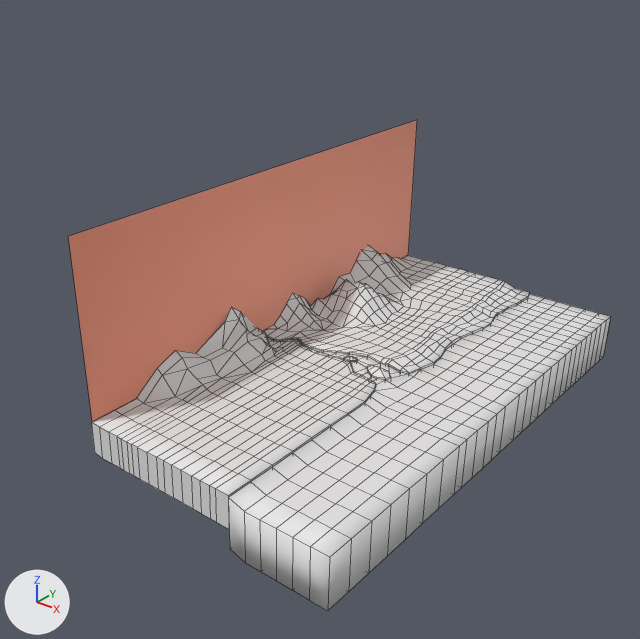
The Blender file Assets/Blenders/Map.blend: old version first, new version second.
Both versions are drawn from a 50 mm lens placed at (58.8, -82.7, 51.8), pointed at (0.8, -10.3, 6.9). Arrows for +X, +Y and +Z are at lower left; the lights stay in place. Mesh edges are drawn as thin lines.

Names of what the first picture shows: 'BG', 'Terrain', 'Water'.
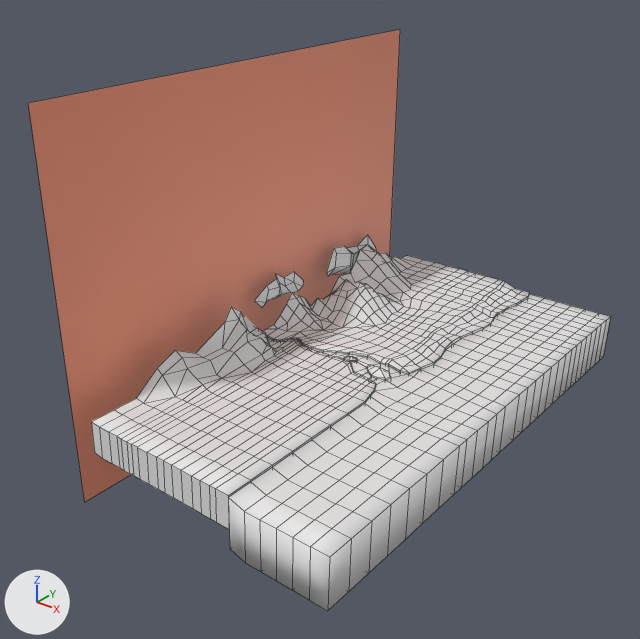
Where the newer file only moved an object's origin or applied its transform, the numbers keep the older frame.

Location of each change, (x1, y1, x2, y2) in pixels of the pictures (640 x 639 px):
```json
{"object": "BG", "change": "mesh rescaled", "before": [68, 120, 417, 422], "after": [28, 30, 400, 502], "on screen": "7% wider, 56% taller"}
{"object": "Cloud", "change": "added", "after": [326, 235, 376, 276]}
{"object": "Cloud2", "change": "added", "after": [255, 272, 303, 307]}
```

Scene script edits in JSON lines:
```json
{"op": "add", "block": "mat_clouds", "code": ["mat_clouds = principled_material('Clouds')", "mat_clouds.base_color = (0.8, 0.8, 0.8)  # white #e7e7e7"]}
{"block": "me_bg", "where": "me_bg.from_pydata(...)  # 5 vertices, 1 face; spans x -0.03..0.02, y -3.05..3.04, z -1.05..1.04"}
{"block": "me_bg", "where": "# used by ob_bg; location = (-10.0, -4.9, 11.5); scale = (10.0, 10.0, 10.0)"}
{"block": "me_bg", "change": "me_bg part 1: the whole mesh is scaled about its middle by (1, 1, 2.17), then moved by (-0.35, 0.0, 0.0)"}
{"op": "add", "block": "me_cube", "code": ["me_cube = bpy.data.meshes.new('Cube')", "me_cube.from_pydata(...)  # 21 vertices, 16 faces; spans x -0.91..1.96, y -6.54..8.07, z -2.01..3.1", "me_cube.polygons.foreach_set('use_smooth', [True] * 16)", "me_cube.materials.append(mat_clouds)  # white #e7e7e7"]}
{"op": "add", "block": "me_cube_001", "code": ["me_cube_001 = bpy.data.meshes.new('Cube.001')", "me_cube_001.from_pydata(...)  # 21 vertices, 16 faces; spans x -1.3..1.88, y -4.83..4.89, z -0.55..2.21", "me_cube_001.polygons.foreach_set('use_smooth', [True] * 16)", "me_cube_001.materials.append(mat_clouds)  # white #e7e7e7"]}
{"op": "add", "block": "ob_cloud", "code": ["ob_cloud = bpy.data.objects.new('Cloud', me_cube)", "ob_cloud.location = (-12.0, 12.1, 3.8)"]}
{"op": "add", "block": "ob_cloud2", "code": ["ob_cloud2 = bpy.data.objects.new('Cloud2', me_cube_001)", "ob_cloud2.location = (-11.5, -3.2, 4.3)", "ob_cloud2.rotation_euler = (0.0, 0.0, -0.0873)  # degrees (0, 0, -5)"]}
```
